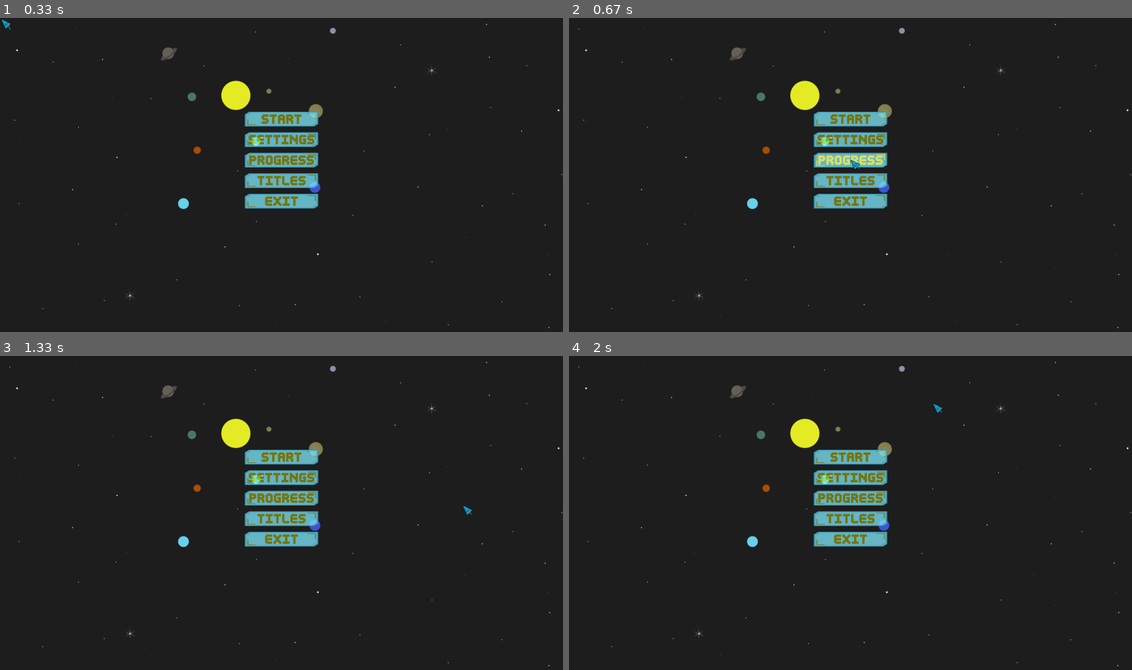
Above: before the commit, frames 1-4 (two rows, left to right).
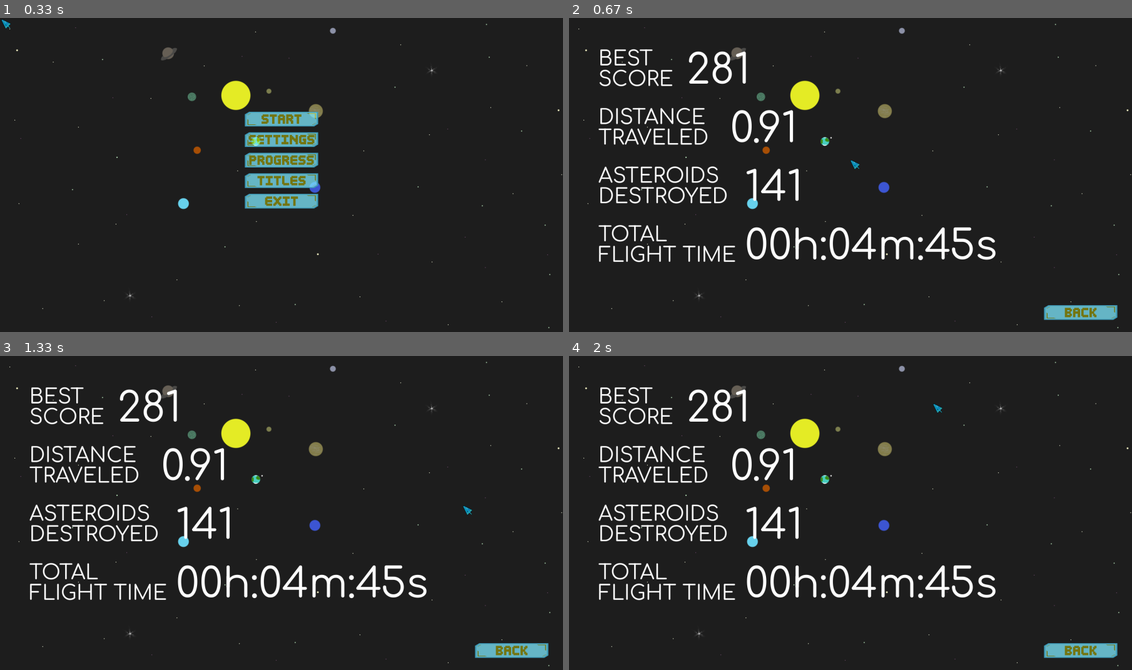
Above: after the commit, the same moments.

Repository: pro-stak666/pygame_project
Game: pygame game, started from main.py
The game is run twice, just before and just after one commit, with the same random seed, the same clock (stepped at 60 frames per second) and the same inputs.
Inputs (mouse positions are in pixels of both pictures, inside the frame that each line leads up to):
- Up to frame 1 (0.33 s): no input
- Up to frame 2 (0.67 s): click (850, 159) at 0.38 s
- Up to frame 3 (1.33 s): click (258, 528) at 0.72 s; click (461, 506) at 1.05 s
- Up to frame 4 (2 s): click (906, 585) at 1.38 s; click (934, 403) at 1.72 s

Frame 1 is identical in both runs. In frame 2, 8.7% of the frame differs, in the area x 5-98%, y 9-97%; in frame 3, 8.7%; in frame 4, 8.7%.

Commit message:
"saving data to csv works well, now titles and progress work too"

Diff:
--- a/data/data.csv
+++ b/data/data.csv
@@ -1,2 +1,2 @@
 max_score;volume;difficult;full_screen;1_achievement;2_achievement;3_achievement
-159;1;0;1;0;0;0
+281;1;0;1;908;141;0:04:45
--- a/main.py
+++ b/main.py
@@ -2,6 +2,7 @@
 from os import path
 from random import random, choice, randrange
 import csv
+import datetime as dt
 
 
 class DataManager:
@@ -11,10 +12,19 @@
                 writer = csv.writer(f, delimiter=';')
                 writer.writerow(['max_score', 'volume', 'difficult', 'full_screen', '1_achievement', '2_achievement',
                                  '3_achievement'])
-                writer.writerow([0, 1, 0, 1, 0, 0, 0])
+                time = dt.timedelta()
+                writer.writerow([0, 1, 0, 1, 0, 0, time])
         self.data = csv.DictReader(open('data/data.csv', encoding='utf-8'), delimiter=';').__next__()
+        for i in self.data:
+            if ':' not in self.data[i]:
+                self.data[i] = int(self.data[i])
 
     def save(self):
+        self.data['1_achievement'] = round(self.data['1_achievement'])
+        t = str(self.data['3_achievement']).split(':')
+        t = dt.timedelta(hours=int(t[0]), minutes=int(t[1]), seconds=int(t[2]))
+        self.data['3_achievement'] = t + ALL_TIME
+
         with open('data/data.csv', 'w', newline='', encoding='utf-8') as f:
             writer = csv.DictWriter(f, fieldnames=list(self.data.keys()), delimiter=';')
             writer.writeheader()
@@ -85,6 +95,7 @@
     def destroy(self):
         global SCORE
         self.kill()
+        MANAGER.data['2_achievement'] += 1
         SCORE += 1
 
 
@@ -109,6 +120,8 @@
 
         self.mask = pg.mask.from_surface(self.image)
 
+        self.time = dt.timedelta(hours=0, minutes=0, seconds=0)
+
     def update(self, event_=None):
         if self.k_idle == 100:
             self.k_idle = 0
@@ -149,8 +162,11 @@
                     self.die()
                     break
 
+        MANAGER.data['1_achievement'] += 0.01
+
     def die(self):
-        MANAGER.data['max_score'] = int(SCORE) if int(MANAGER.data['max_score']) < int(SCORE) else MANAGER.data['max_score']
+        MANAGER.data['max_score'] = int(SCORE) if int(MANAGER.data['max_score']) < int(SCORE) else MANAGER.data[
+            'max_score']
         menu()
 
 
@@ -190,7 +206,7 @@
 
     but_start = Button(WIDTH // 2 - 125, 320, 'start_but_0.png', 'start_but_1.png', start_game)
     but_settings = Button(WIDTH // 2 - 125, 390, 'settings_but_0.png', 'settings_but_1.png', show_settings)
-    but_progress = Button(WIDTH // 2 - 125, 460, 'progress_but_0.png', 'progress_but_1.png', show_progress())
+    but_progress = Button(WIDTH // 2 - 125, 460, 'progress_but_0.png', 'progress_but_1.png', show_progress)
     but_titles = Button(WIDTH // 2 - 125, 530, 'titles_but_0.png', 'titles_but_1.png', show_titles)
     but_exit = Button(WIDTH // 2 - 125, 600, 'exit_but_0.png', 'exit_but_1.png', exit_app)
 
@@ -278,7 +294,8 @@
 
 
 def start_game() -> None:
-    global WIDTH, HEIGHT, screen, fps, clock, background, x_bkgd, all_sprites, asteroids, player, cursor, PLAYER, SCORE
+    global WIDTH, HEIGHT, screen, fps, clock, background, x_bkgd, all_sprites, asteroids, player, cursor, PLAYER, \
+        SCORE, ALL_TIME, one_second
 
     PLAYER.rect.x = 100
     PLAYER.rect.y = HEIGHT // 2 - PLAYER.rect.height // 2
@@ -297,6 +314,8 @@
                 running = False
             if event.type == SPAWN_ASTEROIDS:
                 Asteroid()
+            if event.type == TIME_COUNT:
+                ALL_TIME += one_second
             if pg.mouse.get_focused():
                 pg.mouse.set_visible(False)
                 cursor.rect.x, cursor.rect.y = pg.mouse.get_pos()
@@ -334,7 +353,44 @@
 
 
 def show_titles() -> None:  # game designer, producer, artist, programmer, developer
-    pass
+    global x_bkgd, rel_x_bkgd
+    is_titles = True
+
+    but_back = Button(WIDTH - 300, HEIGHT - 100, "back_but_0.png", "back_but_1.png", menu)
+
+    while is_titles:
+        for event in pg.event.get():
+            if event.type == pg.QUIT:
+                quit()
+            if pg.mouse.get_focused():
+                pg.mouse.set_visible(False)
+                cursor.rect.x, cursor.rect.y = pg.mouse.get_pos()
+                cursor.image.set_alpha(255)
+            else:
+                cursor.image.set_alpha(0)
+
+        screen.fill('black')
+
+        # отрисовка фона
+        rel_x_bkgd = x_bkgd % background.get_rect().width
+        screen.blit(background, (rel_x_bkgd - background.get_rect().width, 0))
+        if rel_x_bkgd < WIDTH:
+            screen.blit(background, (rel_x_bkgd, 0))
+        x_bkgd -= 0
+        # отрисовка фона
+
+        print_text("GAME DESIGNER - Mineev Kirill", 200, 100, font_size=50)
+        print_text("PRODUCER - Mineev Kirill", 200, 200, font_size=50)
+        print_text("PAINTER - Mineev Kirill", 200, 300, font_size=50)
+        print_text("PROGRAMMER - Mineev Kirill", 200, 400, font_size=50)
+        print_text("DEVELOPER - Mineev Kirill", 200, 500, font_size=50)
+
+        but_back.draw()
+
+        all_sprites.draw(screen)
+
+        pg.display.flip()
+        clock.tick(fps)
 
 
 def show_settings() -> None:
@@ -342,7 +398,57 @@
 
 
 def show_progress() -> None:
-    pass
+    global x_bkgd, rel_x_bkgd
+    is_progress = True
+
+    but_back = Button(WIDTH - 300, HEIGHT - 100, "back_but_0.png", "back_but_1.png", menu)
+
+    MANAGER.save()
+
+    while is_progress:
+        for event in pg.event.get():
+            if event.type == pg.QUIT:
+                quit()
+            if pg.mouse.get_focused():
+                pg.mouse.set_visible(False)
+                cursor.rect.x, cursor.rect.y = pg.mouse.get_pos()
+                cursor.image.set_alpha(255)
+            else:
+                cursor.image.set_alpha(0)
+
+        screen.fill('black')
+
+        # отрисовка фона
+        rel_x_bkgd = x_bkgd % background.get_rect().width
+        screen.blit(background, (rel_x_bkgd - background.get_rect().width, 0))
+        if rel_x_bkgd < WIDTH:
+            screen.blit(background, (rel_x_bkgd, 0))
+        x_bkgd -= 0
+        # отрисовка фона
+
+        print_text(f"BEST", 100, 100, font_size=70)
+        print_text(f"SCORE", 100, 170, font_size=70)
+        print_text(f"{MANAGER.data['max_score']}", 400, 100, font_size=140)
+
+        print_text(f"DISTANCE", 100, 300, font_size=70)
+        print_text(f"TRAVELED", 100, 370, font_size=70)
+        print_text(f"{round(MANAGER.data['1_achievement'] / 1000, 2)}", 550, 300, font_size=140)
+
+        print_text(f"ASTEROIDS", 100, 500, font_size=70)
+        print_text(f"DESTROYED", 100, 570, font_size=70)
+        print_text(f"{MANAGER.data['2_achievement']}", 600, 500, font_size=140)
+
+        print_text(f"TOTAL", 100, 700, font_size=70)
+        print_text(f"FLIGHT TIME", 100, 770, font_size=70)
+        t = int(MANAGER.data['3_achievement'].total_seconds())
+        print_text(f"{dt.datetime(2022, 1, 1, hour=t//3600, minute=t//60, second=t-t//3600*3600-t//60*60).strftime('%Hh:%Mm:%Ss')}", 600, 700, font_size=140)
+
+        but_back.draw()
+
+        all_sprites.draw(screen)
+
+        pg.display.flip()
+        clock.tick(fps)
 
 
 if __name__ == "__main__":
@@ -367,9 +473,14 @@
     SPAWN_ASTEROIDS = pg.USEREVENT + 1
     pg.time.set_timer(SPAWN_ASTEROIDS, 1000)
 
+    TIME_COUNT = pg.USEREVENT + 1
+    pg.time.set_timer(TIME_COUNT, 1000)
+
     PLAYER = Ship()
 
     SCORE = 0
+    ALL_TIME = dt.timedelta()
+    one_second = dt.timedelta(seconds=1)
 
     MANAGER = DataManager()
 
Binary file added: data/back_but_0.png
Binary file added: data/back_but_1.png
